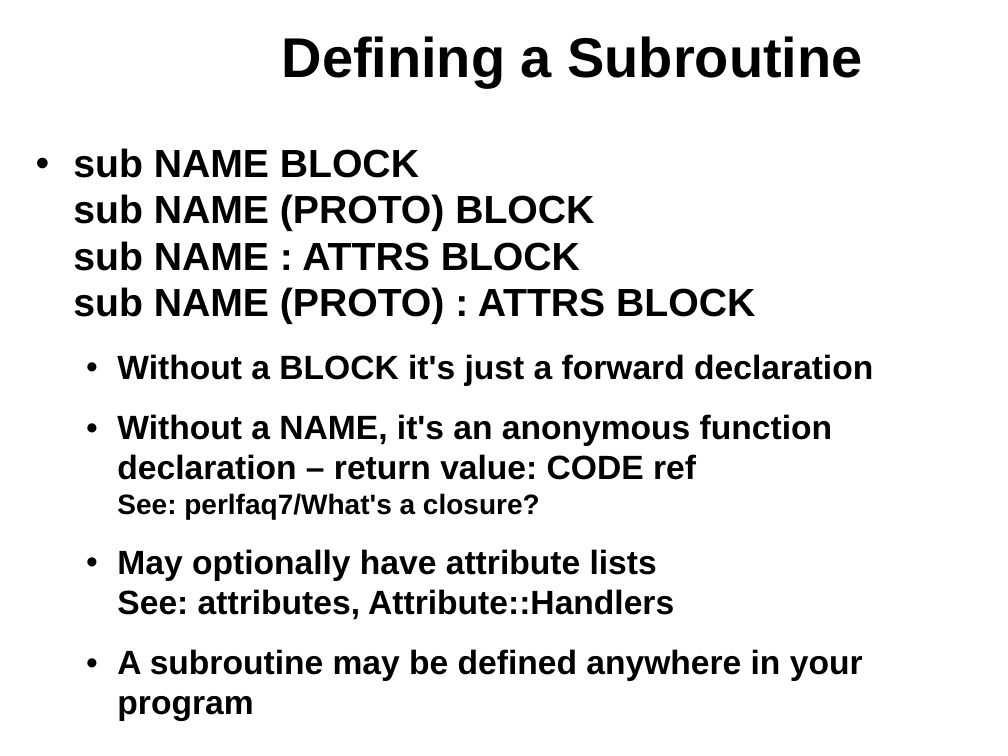
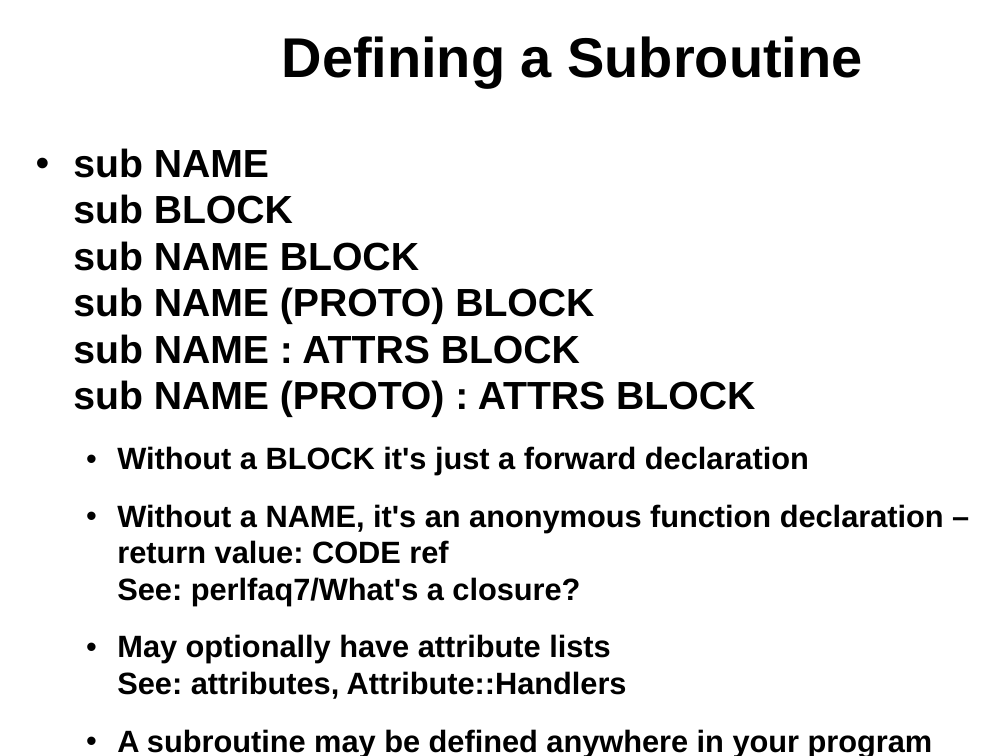
Before and after one commit to kberov/PerlProgrammingCourse, a slide deck: slide 4 of 07_subroutines.odp. Drawn at 1008x756 pixels with LibreOffice and Linux fonts; fonts in the diff are those of the drawing; background and template pictures are left out. Boxes give left, top, right and bottom in pixels: in the first picture for what was removed or moved away, otherwise in the second. Text is boxed around its words. In the diff, an @@ line names an element or a change of style, - is before the commit and + after.

Commit message:
updated 07_subroutines

```diff
--- a/07_subroutines.odp
+++ b/07_subroutines.odp
@@ text at bbox=[73, 148, 755, 417]: text changed @@
-• sub NAME BLOCK
-  sub NAME (PROTO) BLOCK
-  sub NAME : ATTRS BLOCK
-  sub NAME (PROTO) : ATTRS BLOCK
+• sub NAME
+  sub BLOCK
+  sub NAME BLOCK
+  sub NAME (PROTO) BLOCK
+  sub NAME : ATTRS BLOCK
+  sub NAME (PROTO) : ATTRS BLOCK
@@ text at bbox=[117, 446, 944, 756]: size 24 to 22 pt in "Without a BLOCK it's just a forward ...", "Without a NAME, it's an anonymous function ...", "May optionally have attribute lists See: attributes, ...", "A subroutine may be defined anywhere in ..."; size 20 to 22 pt in "See: perlfaq7/What's a closure?" @@
```
Also in this commit, not shown: 1 other slide changed, 2 other files.
